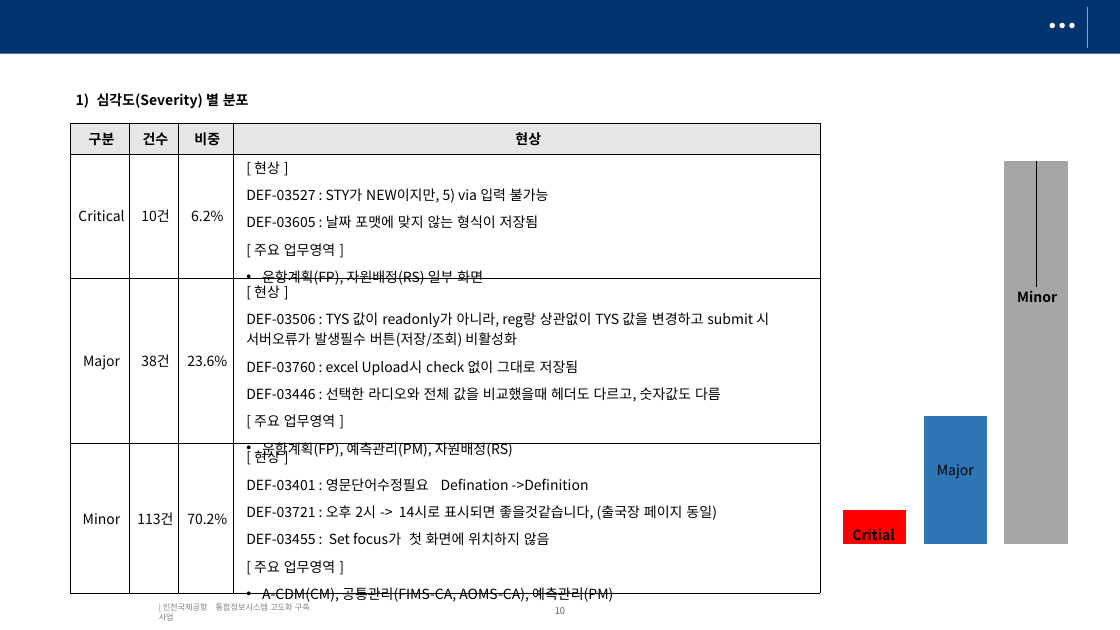
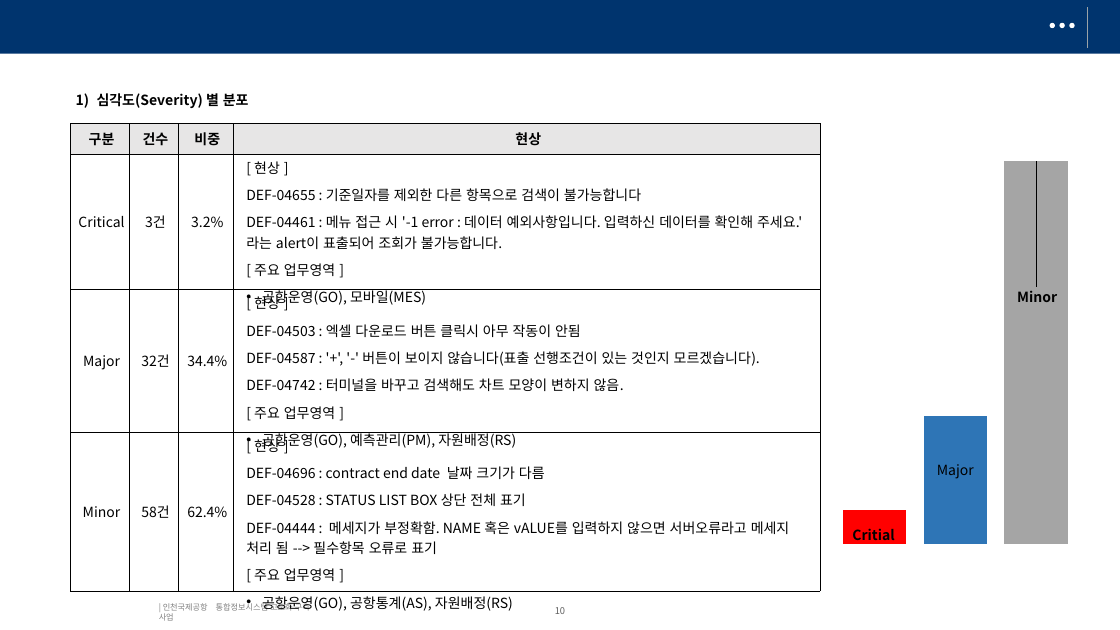
Before and after one commit to kechristal/iiac, a slide deck: slide 10 of Iteration2 3차 제3자테스트 결과리뷰_작성중(260330).pptx. Drawn at 1120x630 pixels with LibreOffice and Linux fonts; fonts in the diff are those of the drawing; background and template pictures are left out. Boxes give left, top, right and bottom in pixels: in the first picture for what was removed or moved away, otherwise in the second. Text is boxed around its words. In the diff, an @@ line names an element or a change of style, - is before the commit and + after.

```diff
--- a/Iteration2 3차 제3자테스트 결과리뷰_작성중(260330).pptx
+++ b/Iteration2 3차 제3자테스트 결과리뷰_작성중(260330).pptx
@@ table at <box>71,124,820,615</box> @@
-row 2: Critical | 10건 | 6.2% | [ 현상 ] / DEF-03527 : STY가 NEW이지만, 5) via 입력 불가능 / DEF-03605 : 날짜 포맷에 맞지 않는 형식이 저장됨 / [ 주요 업무영역 ] / 운항계획(FP), 자원배정(RS) 일부 화면
+row 2: Critical | 3건 | 3.2% | [ 현상 ] / DEF-04655 : 기준일자를 제외한 다른 항목으로 검색이 불가능합니다 / DEF-04461 : 메뉴 접근 시 '-1 error : 데이터 예외사항입니다. 입력하신 데이터를 확인해 주세요.' 라는 alert이 표출되어 조회가 불가능합니다. / [ 주요 업무영역 ] / 공항운영(GO), 모바일(MES)
-row 3: Major | 38건 | 23.6% | [ 현상 ] / DEF-03506 : TYS 값이 readonly가 아니라, reg랑 상관없이 TYS 값을 변경하고 submit 시 서버오류가 발생필수 버튼(저장/조회) 비활성화 / DEF-03760 : excel Upload시 check 없이 그대로 저장됨 / DEF-03446 : 선택한 라디오와 전체 값을 비교했을때 헤더도 다르고, 숫자값도 다름 / [ 주요 업무영역 ] / 운항계획(FP), 예측관리(PM), 자원배정(RS)
+row 3: Major | 32건 | 34.4% | [ 현상 ] / DEF-04503 : 엑셀 다운로드 버튼 클릭시 아무 작동이 안됨 / DEF-04587 : '+', '-' 버튼이 보이지 않습니다(표출 선행조건이 있는 것인지 모르겠습니다). / DEF-04742 : 터미널을 바꾸고 검색해도 차트 모양이 변하지 않음. / [ 주요 업무영역 ] / 공항운영(GO), 예측관리(PM), 자원배정(RS)
-row 4: Minor | 113건 | 70.2% | [ 현상 ] / DEF-03401 : 영문단어수정필요 Defination ->Definition / DEF-03721 : 오후 2시 -> 14시로 표시되면 좋을것같습니다, (출국장 페이지 동일) / DEF-03455 : Set focus가 첫 화면에 위치하지 않음 / [ 주요 업무영역 ] / A-CDM(CM), 공통관리(FIMS-CA, AOMS-CA), 예측관리(PM)
+row 4: Minor | 58건 | 62.4% | [ 현상 ] / DEF-04696 : contract end date 날짜 크기가 다름 / DEF-04528 : STATUS LIST BOX 상단 전체 표기 / DEF-04444 : 메세지가 부정확함. NAME 혹은 vALUE를 입력하지 않으면 서버오류라고 메세지 처리 됨 --> 필수항목 오류로 표기 / [ 주요 업무영역 ] / 공항운영(GO), 공항통계(AS), 자원배정(RS)
```
Also in this commit, not shown: 3 other slides changed, 6 other files.
